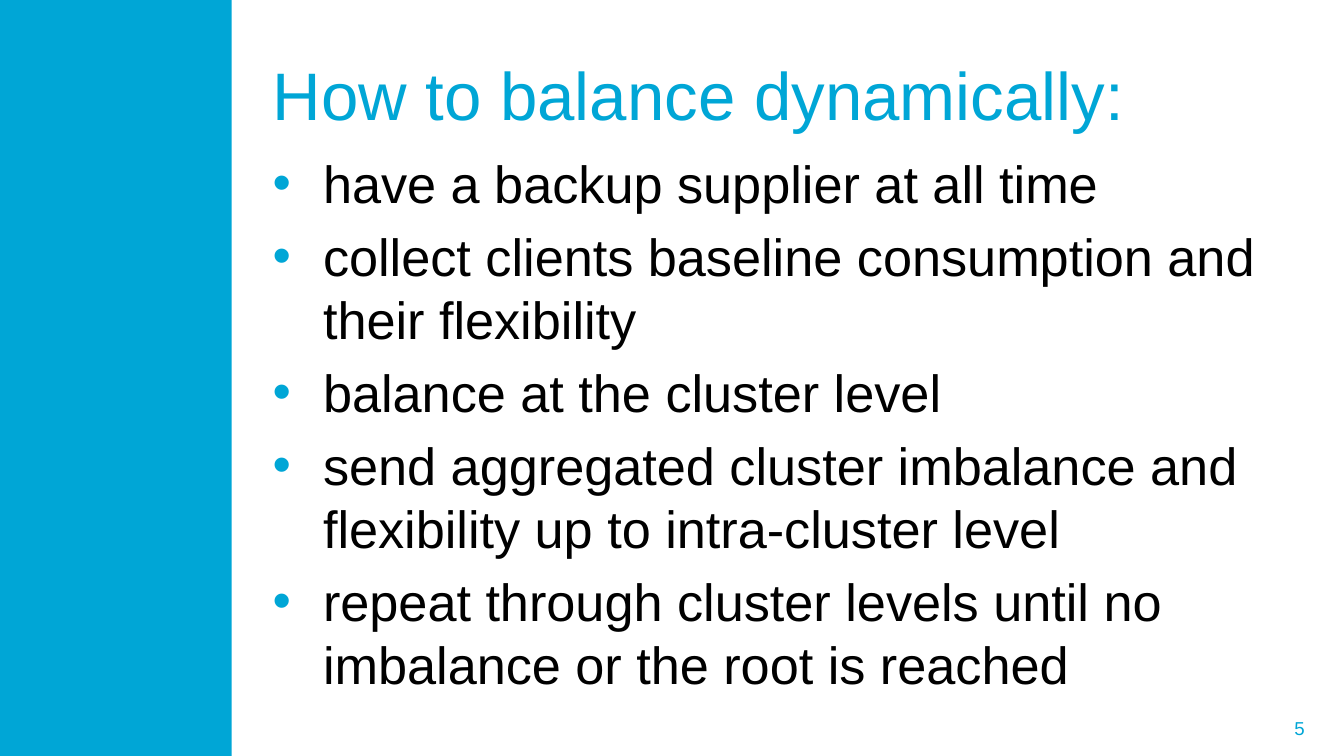
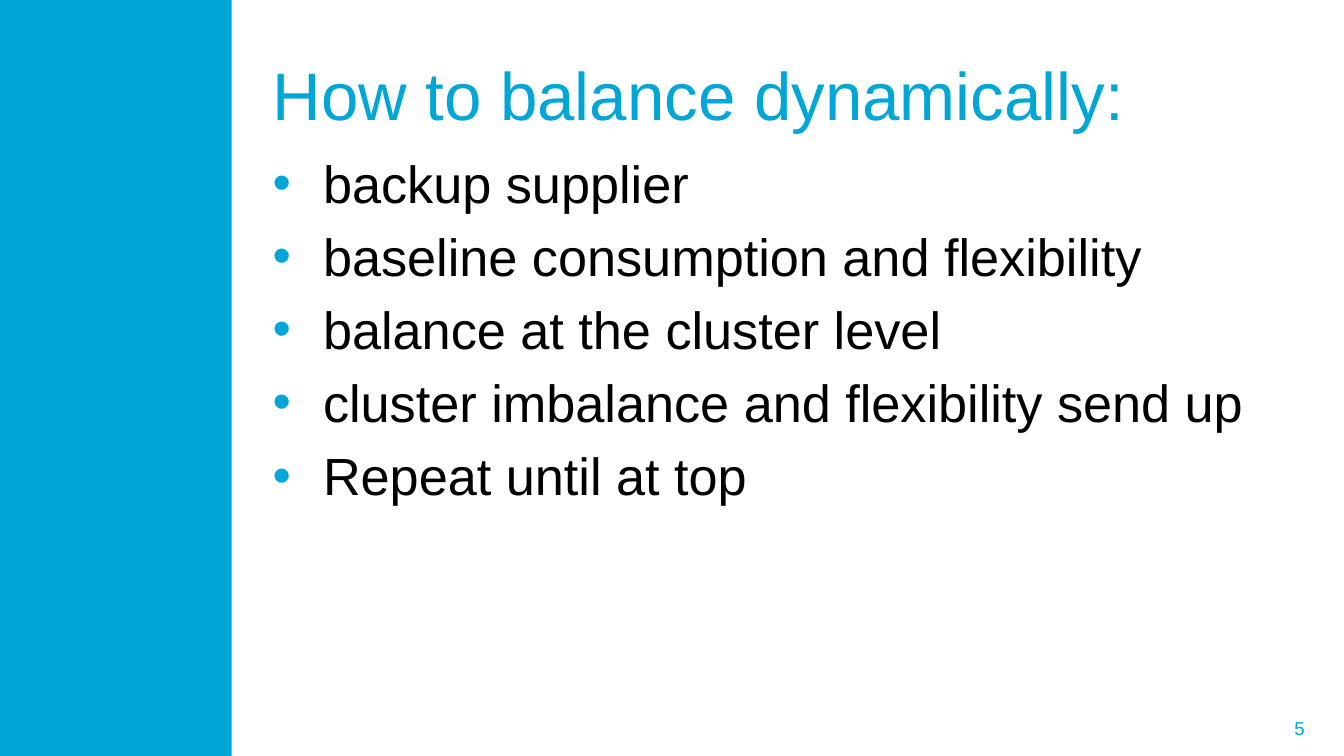
Before and after one commit to blockchain-lab/eXchains, a slide deck: slide 5 of Documentation/SmartGridChain.pptx. Drawn at 1344x756 pixels with LibreOffice and Linux fonts; fonts in the diff are those of the drawing; background and template pictures are left out. Boxes give left, top, right and bottom in pixels: in the first picture for what was removed or moved away, otherwise in the second. Text is boxed around its words. In the diff, an @@ line names an element or a change of style, - is before the commit and + after.

```diff
--- a/Documentation/SmartGridChain.pptx
+++ b/Documentation/SmartGridChain.pptx
@@ text at [323, 165, 1141, 286]: text changed @@
-• have a backup supplier at all time
-• collect clients baseline consumption and their flexibility
+• backup supplier
+• baseline consumption and flexibility
@@ text at [323, 384, 1243, 506]: text changed @@
-• send aggregated cluster imbalance and flexibility up to intra-cluster level
-• repeat through cluster levels until no imbalance or the root is reached
+• cluster imbalance and flexibility send up
+• Repeat until at top
```
Also in this commit, not shown: 3 other slides changed.
